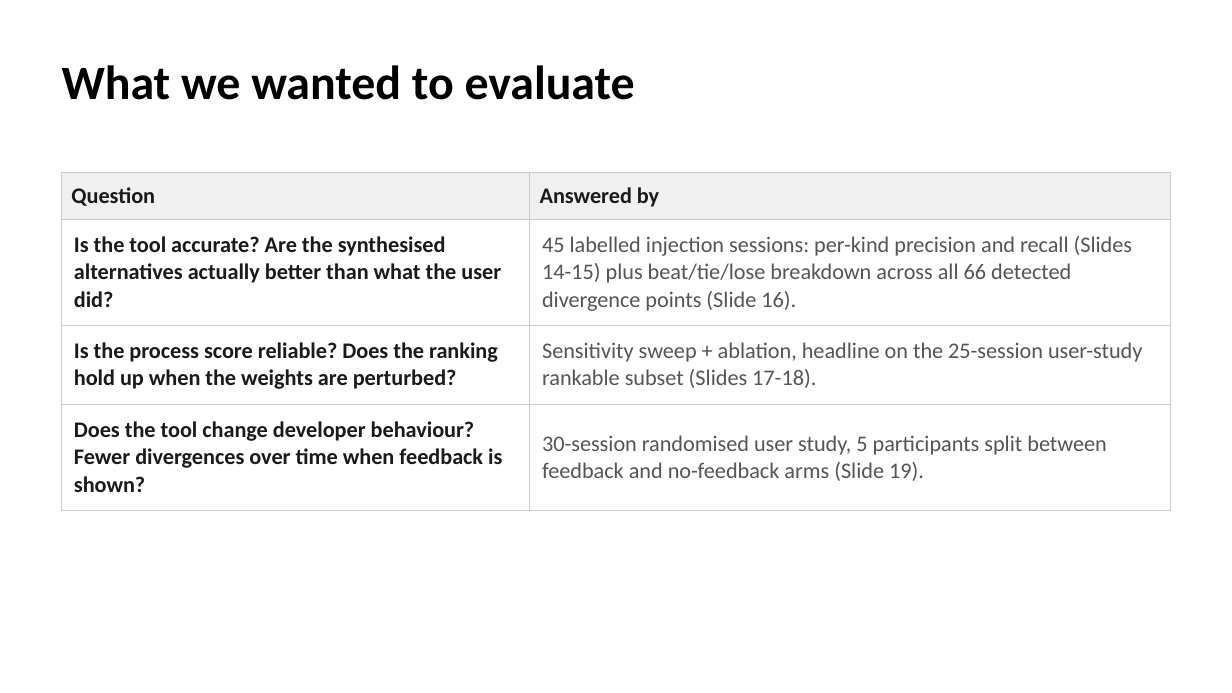
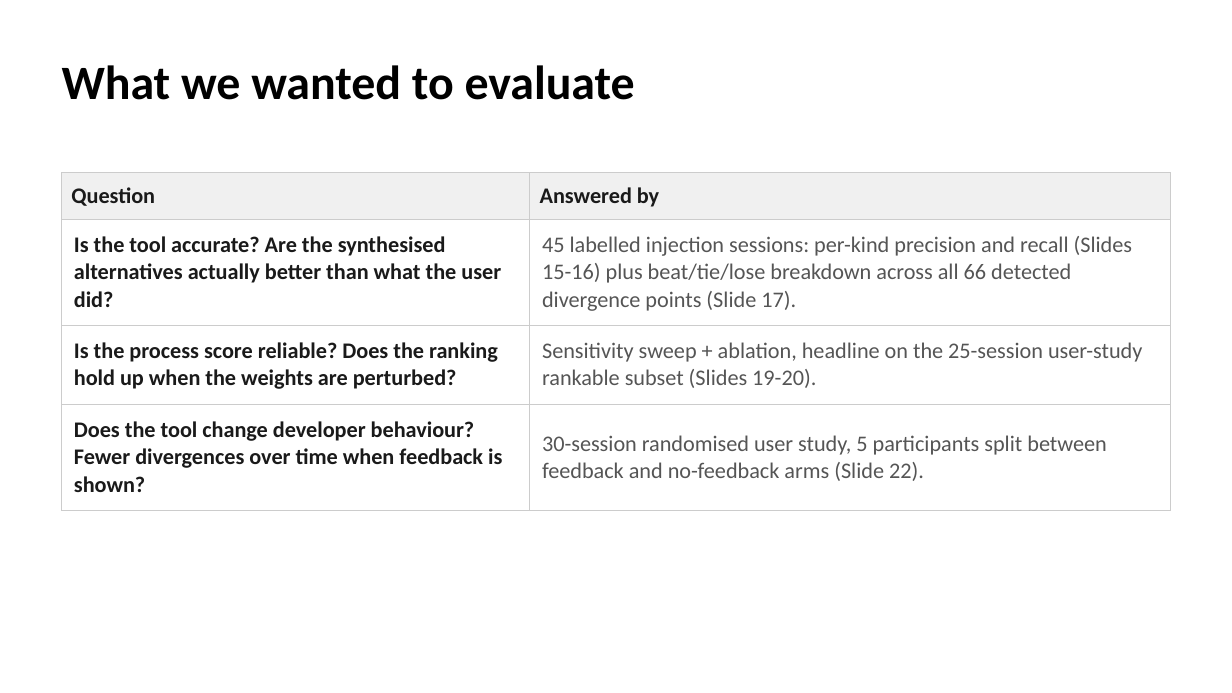
Before and after one commit to EthanHosier/fyp, a slide deck: slide 13 of presentation/slides.pptx. Drawn at 1232x693 pixels with LibreOffice and Linux fonts; fonts in the diff are those of the drawing. Boxes give left, top, right and bottom in pixels: in the first picture for what was removed or moved away, otherwise in the second. Text is boxed around its words. In the diff, an @@ line names an element or a change of style, - is before the commit and + after.

Commit message:
feat: finalise the divergence slides

```diff
--- a/presentation/slides.pptx
+++ b/presentation/slides.pptx
@@ table at (x1=62, y1=172, x2=1170, y2=496) @@
-row 2, column 2: 45 labelled injection sessions: per-kind precision and recall (Slides 14-15) plus beat/tie/lose breakdown across all 66 detected divergence points (Slide 16).
+row 2, column 2: 45 labelled injection sessions: per-kind precision and recall (Slides 15-16) plus beat/tie/lose breakdown across all 66 detected divergence points (Slide 17).
-row 3, column 2: Sensitivity sweep + ablation, headline on the 25-session user-study rankable subset (Slides 17-18).
+row 3, column 2: Sensitivity sweep + ablation, headline on the 25-session user-study rankable subset (Slides 19-20).
-row 4, column 2: 30-session randomised user study, 5 participants split between feedback and no-feedback arms (Slide 19).
+row 4, column 2: 30-session randomised user study, 5 participants split between feedback and no-feedback arms (Slide 22).
```
Also in this commit, not shown: 6 other slides changed, 5 slides added, 1 slide removed, 1 other file.
